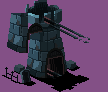
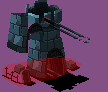
Revision of a layered 108×92 image; what changed, layer by layer:
showed "Collider" over (2, 58, 82, 87)
